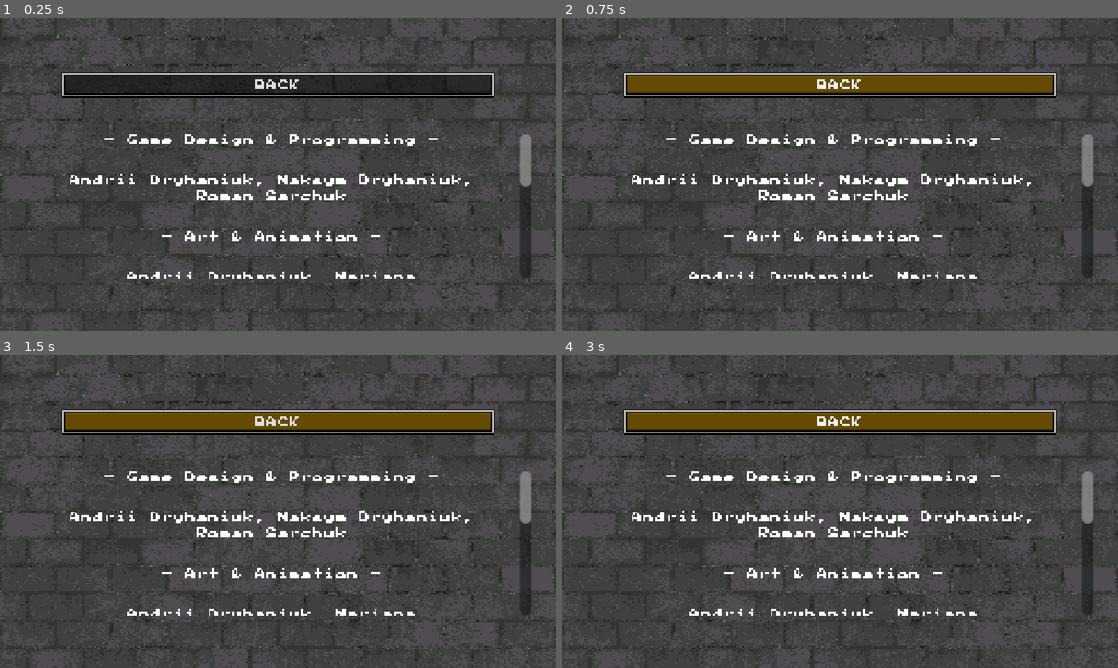
Above: before the commit, frames 1-4 (two rows, left to right).
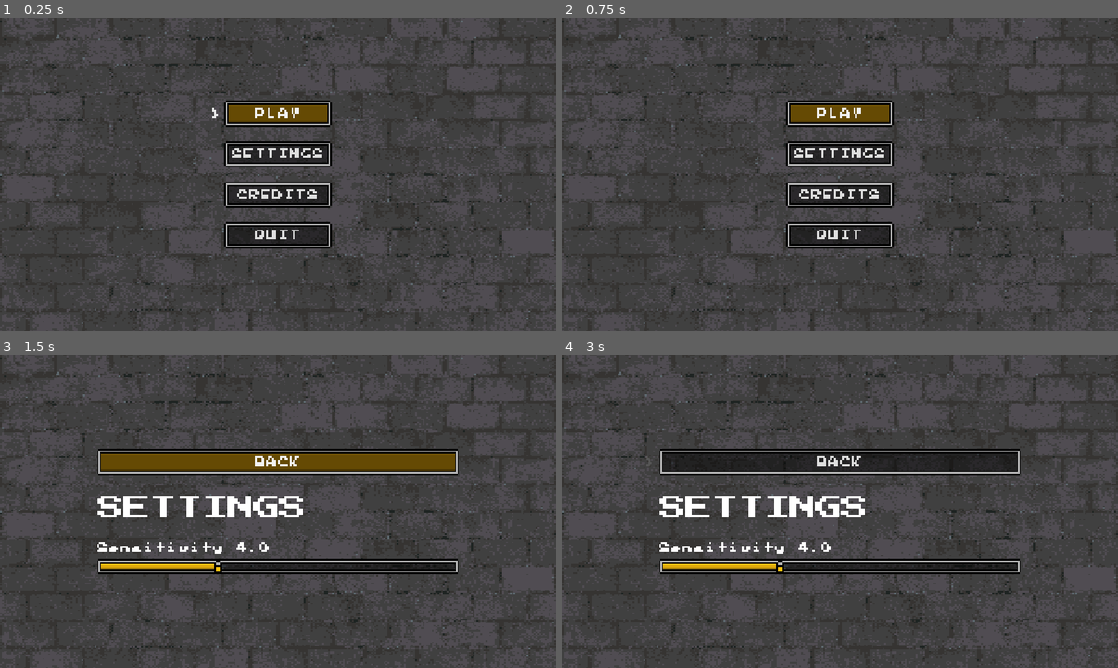
Above: after the commit, the same moments.

Repository: jmenoandrii/one-more-time
Game: Godot game, scene res://Scenes/main_menu.tscn
The game is run twice, just before and just after one commit, with the same random seed, the same clock (stepped at 60 frames per second) and the same inputs. This scene is started directly instead of the project's main scene.
Inputs (mouse positions are in pixels of both pictures, inside the frame that each line leads up to):
- Up to frame 1 (0.25 s): no input
- Up to frame 2 (0.75 s): click (840, 83) at 0.5 s, where only the run before the commit has a clickable "BACK"
- Up to frame 3 (1.5 s): click (278, 492) at 1.25 s, where only the run after the commit has a clickable "SETTINGS"
- Up to frame 4 (3 s): move the mouse to (962, 495) at 2.02 s; press the mouse at (962, 495) at 2.03 s; hold D (move_right) 2.03-2.78 s; move the mouse to (728, 527) at 2.77 s; release the mouse at (728, 527) at 2.78 s; hold S (move_back) from 2.78 s (still down); tap Ctrl (crouch) at 2.85 s

The runs differ from the first frame. In frame 1, 15% of the frame differs, in the area x 11-96%, y 17-84%; in frame 2, 15%; in frame 3, 19%; in frame 4, 19%.
Error before the commit: Trying to get a return value of a method that returns "void" (res://Scripts/UI/MainMenu.gd:23)

Commit message:
feat: add settings panel

Diff:
--- a/Scenes/main_menu.tscn
+++ b/Scenes/main_menu.tscn
@@ -5,6 +5,11 @@
 [ext_resource type="Script" uid="uid://cg8ci0q8eo2i6" path="res://Scripts/UI/pixel_button.gd" id="3_ce3w2"]
 [ext_resource type="Theme" uid="uid://cseo0je1ksceb" path="res://UI/HUD/hud_theme.tres" id="3_opfnp"]
 [ext_resource type="Script" uid="uid://dpn7t6yjurh4h" path="res://Scripts/UI/pixel_root.gd" id="4_cp0ys"]
+[ext_resource type="Texture2D" uid="uid://hofrwmu8y8wk" path="res://UI/HUD/bar_frame.png" id="5_yhxw7"]
+[ext_resource type="Texture2D" uid="uid://yga7ldyfyvqa" path="res://UI/HUD/bar_fill.png" id="6_trj04"]
+[ext_resource type="Texture2D" uid="uid://b75irnk5sjrpk" path="res://UI/HUD/bullet.png" id="7_16hvj"]
+
+[sub_resource type="StyleBoxEmpty" id="StyleBoxEmpty_yhxw7"]
 
 [node name="MainMenu" type="Control" unique_id=1325345040]
 layout_mode = 3
@@ -69,6 +74,15 @@
 flat = true
 script = ExtResource("3_ce3w2")
 
+[node name="SettingsButton" type="Button" parent="ControlMenu/MarginContainer/VBoxContainer" unique_id=1119671133]
+unique_name_in_owner = true
+layout_mode = 2
+theme_override_colors/font_pressed_color = Color(0, 0, 0, 1)
+theme_override_colors/font_hover_pressed_color = Color(0, 0, 0, 1)
+text = "SETTINGS"
+flat = true
+script = ExtResource("3_ce3w2")
+
 [node name="CreditsButton" type="Button" parent="ControlMenu/MarginContainer/VBoxContainer" unique_id=2113195214]
 unique_name_in_owner = true
 layout_mode = 2
@@ -88,6 +102,7 @@
 script = ExtResource("3_ce3w2")
 
 [node name="ControlCredits" type="Control" parent="." unique_id=1329346895]
+visible = false
 layout_mode = 1
 anchors_preset = 15
 anchor_right = 1.0
@@ -194,3 +209,104 @@
 horizontal_alignment = 1
 vertical_alignment = 1
 autowrap_mode = 2
+
+[node name="ControlSettings" type="Control" parent="." unique_id=26873248]
+layout_mode = 1
+anchors_preset = 15
+anchor_right = 1.0
+anchor_bottom = 1.0
+grow_horizontal = 2
+grow_vertical = 2
+
+[node name="VBoxContainer" type="VBoxContainer" parent="ControlSettings" unique_id=1870442575]
+layout_mode = 1
+anchors_preset = 8
+anchor_left = 0.5
+anchor_top = 0.5
+anchor_right = 0.5
+anchor_bottom = 0.5
+offset_left = -72.0
+offset_top = -27.0
+offset_right = 72.0
+offset_bottom = 27.0
+grow_horizontal = 2
+grow_vertical = 2
+
+[node name="BackButton" type="Button" parent="ControlSettings/VBoxContainer" unique_id=1423559139]
+custom_minimum_size = Vector2(250, 0)
+custom_maximum_size = Vector2(300, -1)
+layout_mode = 2
+size_flags_horizontal = 4
+size_flags_vertical = 4
+theme_override_colors/font_pressed_color = Color(0, 0, 0, 1)
+theme_override_colors/font_hover_pressed_color = Color(0, 0, 0, 1)
+text = "BACK"
+flat = true
+script = ExtResource("3_ce3w2")
+
+[node name="Gap2" type="Control" parent="ControlSettings/VBoxContainer" unique_id=188984429]
+custom_minimum_size = Vector2(0, 6)
+layout_mode = 2
+mouse_filter = 2
+
+[node name="Title" type="Label" parent="ControlSettings/VBoxContainer" unique_id=723591603]
+layout_mode = 2
+size_flags_vertical = 1
+theme_override_font_sizes/font_size = 18
+text = "SETTINGS"
+
+[node name="Gap" type="Control" parent="ControlSettings/VBoxContainer" unique_id=1744593638]
+custom_minimum_size = Vector2(0, 6)
+layout_mode = 2
+mouse_filter = 2
+
+[node name="SensitivityLabel" type="Label" parent="ControlSettings/VBoxContainer" unique_id=318059123]
+unique_name_in_owner = true
+layout_mode = 2
+text = "SENSITIVITY 4.0"
+
+[node name="SensitivityBar" type="NinePatchRect" parent="ControlSettings/VBoxContainer" unique_id=818585553]
+custom_minimum_size = Vector2(110, 10)
+layout_mode = 2
+texture = ExtResource("5_yhxw7")
+patch_margin_left = 3
+patch_margin_top = 3
+patch_margin_right = 3
+patch_margin_bottom = 3
+
+[node name="SensitivityFill" type="TextureProgressBar" parent="ControlSettings/VBoxContainer/SensitivityBar" unique_id=1346737709]
+unique_name_in_owner = true
+layout_mode = 0
+anchor_right = 1.0
+anchor_bottom = 1.0
+offset_left = 3.0
+offset_top = 3.0
+offset_right = -3.0
+offset_bottom = -3.0
+grow_horizontal = 2
+grow_vertical = 2
+mouse_filter = 2
+step = 0.0
+value = 50.0
+nine_patch_stretch = true
+stretch_margin_top = 1
+stretch_margin_bottom = 1
+texture_progress = ExtResource("6_trj04")
+tint_progress = Color(1, 0.76, 0.055, 1)
+
+[node name="SensitivitySlider" type="HSlider" parent="ControlSettings/VBoxContainer/SensitivityBar" unique_id=1909543931]
+unique_name_in_owner = true
+layout_mode = 0
+anchor_right = 1.0
+anchor_bottom = 1.0
+grow_horizontal = 2
+grow_vertical = 2
+theme_override_icons/grabber = ExtResource("7_16hvj")
+theme_override_icons/grabber_highlight = ExtResource("7_16hvj")
+theme_override_styles/slider = SubResource("StyleBoxEmpty_yhxw7")
+theme_override_styles/grabber_area = SubResource("StyleBoxEmpty_yhxw7")
+theme_override_styles/grabber_area_highlight = SubResource("StyleBoxEmpty_yhxw7")
+min_value = 1.0
+max_value = 10.0
+step = 0.1
+value = 4.0
--- a/Scripts/UI/MainMenu.gd
+++ b/Scripts/UI/MainMenu.gd
@@ -7,7 +7,15 @@
 
 @onready var control_menu: Control = $"../ControlMenu"
 @onready var control_credits: Control = $"../ControlCredits"
+@onready var control_settings: Control =$"../ControlSettings"
+
 @onready var credits_back_button: Button = $"../ControlCredits/CreditsVBox/BackButton"
+@onready var settings_back_button: Button = $"../ControlSettings/VBoxContainer/BackButton"
+
+@onready var sensitivity_slider: HSlider = %SensitivitySlider
+@onready var sensitivity_fill: Range = %SensitivityFill
+@onready var sens_value_label: Label = %SensitivityLabel
+
 
 func _ready() -> void:
 	Input.mouse_mode = Input.MOUSE_MODE_VISIBLE
@@ -20,17 +28,32 @@
 
 			if btn.name == "PlayButton":
 				btn.pressed.connect(_on_play_pressed)
-				btn.ready.connect(btn.grab_focus())
 			if btn.name == "CreditsButton":
 				btn.pressed.connect(_on_credits_pressed)
+			elif btn.name == "SettingsButton":
+				btn.pressed.connect(_on_settings_pressed)
 			elif btn.name == "QuitButton":
 				btn.pressed.connect(_on_quit_pressed)
 
 	credits_back_button.focus_entered.connect(_on_button_focused.bind(credits_back_button))
 	credits_back_button.pressed.connect(_on_credits_back_btn_pressed)
 
-	control_credits.visible = false
-	control_menu.visible = true
+	settings_back_button.focus_entered.connect(_on_button_focused.bind(settings_back_button))
+	settings_back_button.pressed.connect(_on_settings_back_btn_pressed)
+
+
+	sensitivity_slider.value = Settings.mouse_sensitivity
+	sensitivity_fill.min_value = sensitivity_slider.min_value
+	sensitivity_fill.max_value = sensitivity_slider.max_value
+	_on_sens_slider_changed(sensitivity_slider.value)
+	sensitivity_slider.value_changed.connect(_on_sens_slider_changed)
+
+
+	_show_control_menu(control_menu)
+
+	if vbox.get_child_count() > 0:
+		await get_tree().process_frame
+		vbox.get_child(0).grab_focus()
 
 func _on_button_focused(btn: Button) -> void:
 	cursor.global_position.y = btn.global_position.y + (btn.size.y - cursor.size.y) / 2.0 + 20
@@ -44,15 +67,43 @@
 	get_tree().change_scene_to_file(WORLD_SCENE_PATH)
 
 func _on_credits_pressed() -> void:
-	control_menu.visible = false
-	control_credits.visible = true
+	_show_control_menu(control_credits)
+
+	await get_tree().process_frame
 	credits_back_button.grab_focus()
 
+func _on_settings_pressed() -> void:
+	_show_control_menu(control_settings)
+
+	await get_tree().process_frame
+	settings_back_button.grab_focus()
+
 func _on_credits_back_btn_pressed() -> void:
-	control_credits.visible = false
-	control_menu.visible = true
+	_show_control_menu(control_menu)
+
+	await get_tree().process_frame
+	if vbox.get_child_count() > 0:
+		vbox.get_child(0).grab_focus()
+
+func _on_settings_back_btn_pressed() -> void:
+	Settings.save_settings()
+
+	_show_control_menu(control_menu)
+
+	await get_tree().process_frame
 	if vbox.get_child_count() > 0:
 		vbox.get_child(0).grab_focus()
 
 func _on_quit_pressed() -> void:
 	get_tree().quit()
+
+func _show_control_menu(menu: Control):
+	control_menu.visible = false
+	control_credits.visible = false
+	control_settings.visible = false
+	menu.visible = true
+
+func _on_sens_slider_changed(value: float) -> void:
+	sensitivity_fill.value = value
+	sens_value_label.text = "Sensitivity %.1f" % value
+	Settings.mouse_sensitivity = value
